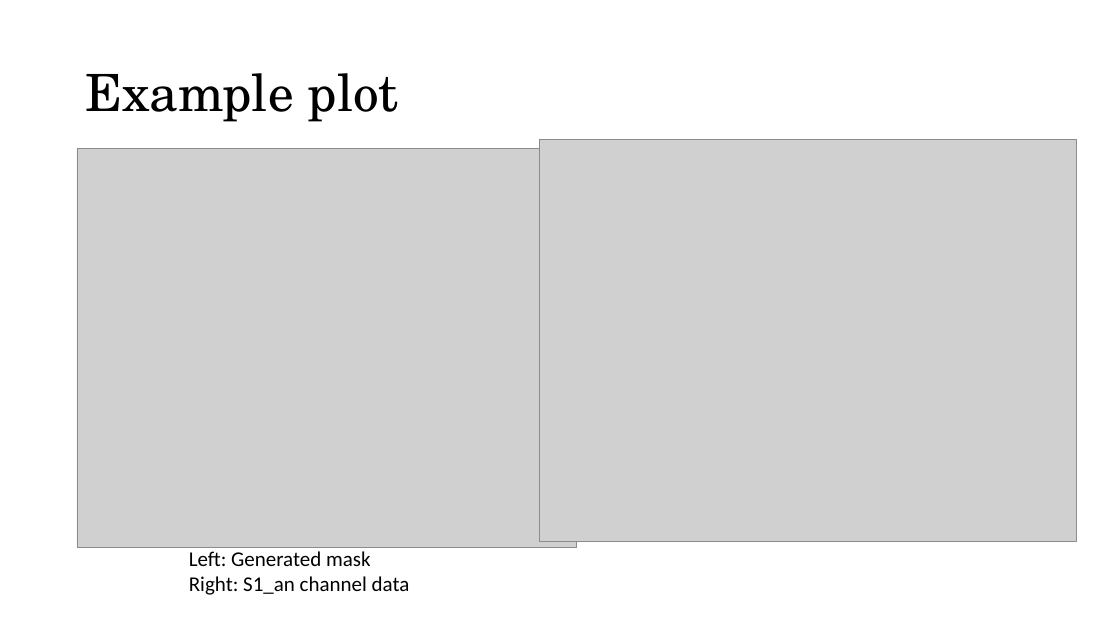
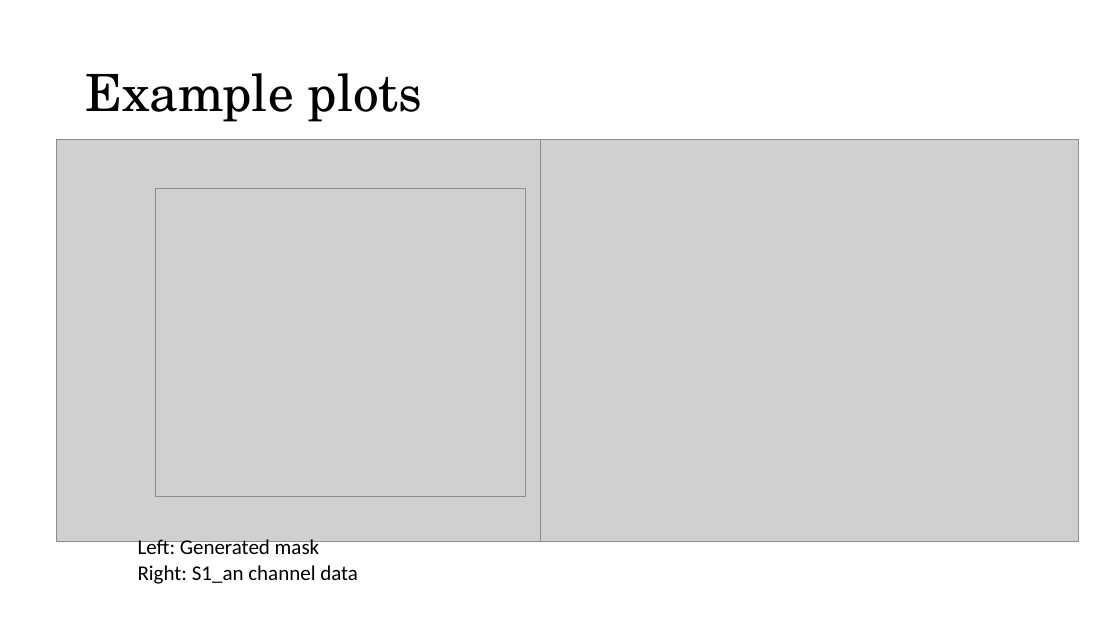
Before and after one commit to kenzaxtazi/cloud-id, a slide deck: slide 4 of Material_for_meeting_070119.pptx. Drawn at 1120x630 pixels with LibreOffice and Linux fonts; fonts in the diff are those of the drawing; grey boxes stand for pictures. Boxes give left, top, right and bottom in pixels: in the first picture for what was removed or moved away, otherwise in the second. Text is boxed around its words. In the diff, an @@ line names an element or a change of style, - is before the commit and + after.

```diff
--- a/Material_for_meeting_070119.pptx
+++ b/Material_for_meeting_070119.pptx
@@ title at <box>85,73,422,122</box>: text changed @@
-Example plot
+Example plots
@@ picture added at <box>56,139,594,541</box> @@
@@ picture: place and size @@
-picture at <box>77,148,576,548</box>
+picture at <box>155,188,525,497</box>
@@ text "Left: Generated mask": place and size @@
-text "Left: Generated mask" at <box>189,551,410,595</box>
+text "Left: Generated mask" at <box>138,537,358,584</box>
```
Also in this commit, not shown: 7 other slides changed, 1 slide added, 1 slide removed.
